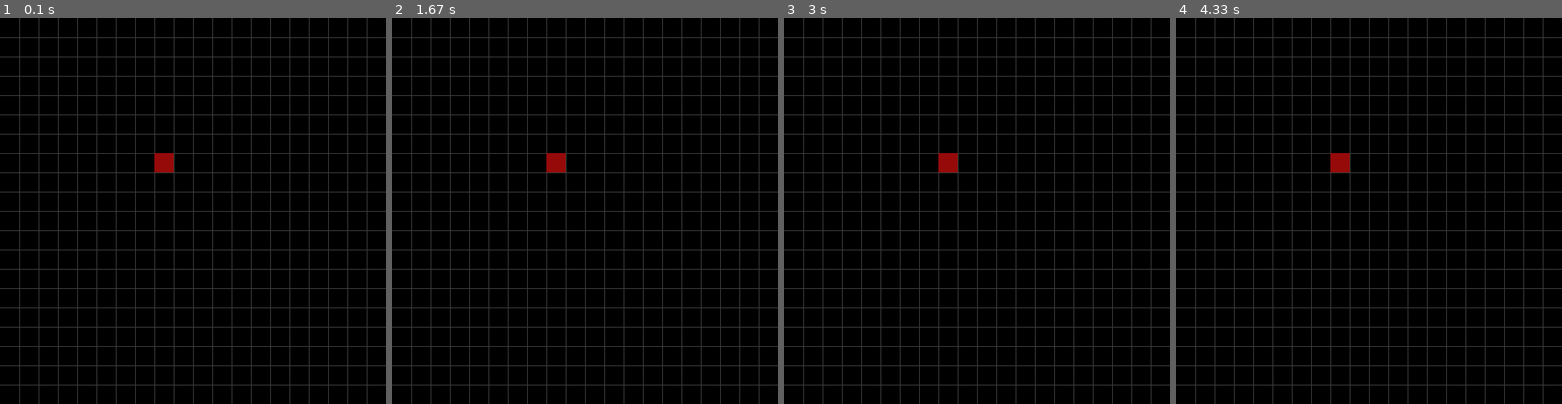
Above: before the commit, frames 1-4 (left to right).
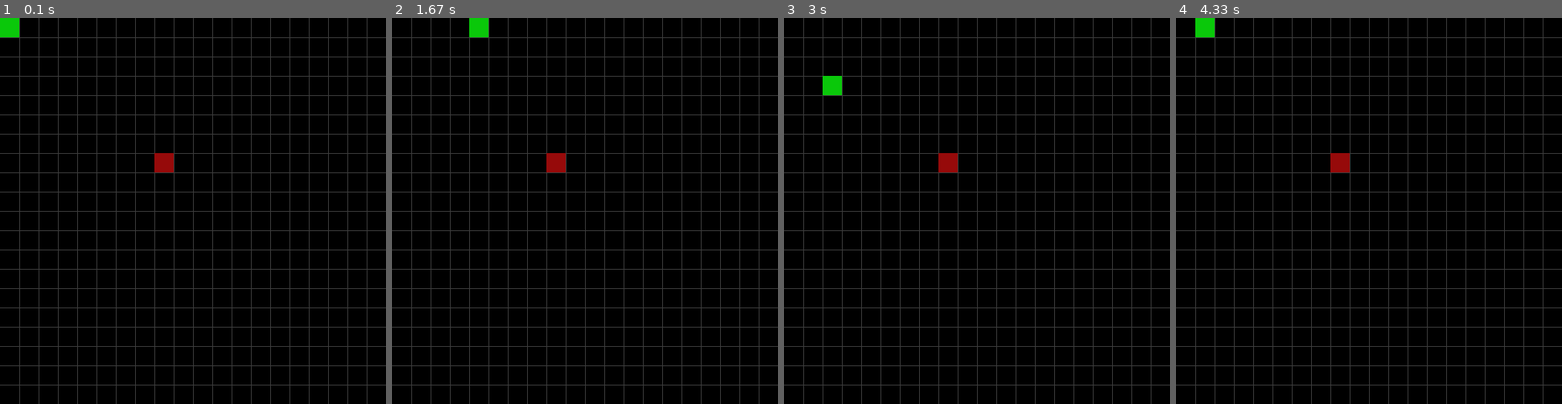
Above: after the commit, the same moments.

Repository: ShavrinAlex/pygame-snake
Game: pygame game, started from main.py
Two runs of this game, one before a commit and one after it. Both use one fixed random seed, a clock stepped at 60 frames per second and the inputs below.
Inputs:
- Up to frame 1 (0.1 s): no input
- Up to frame 2 (1.67 s): hold D 0.33-0.8 s; hold D from 1.3 s (still down)
- Up to frame 3 (3 s): release D at 1.8 s; hold A 1.83-2.37 s; hold S 2.4-2.95 s; hold A from 2.98 s (still down)
- Up to frame 4 (4.33 s): release A at 3.53 s; hold W 3.57-4.12 s; hold D from 4.15 s (still down)

The runs differ from the first frame. In frame 1, 0.2% of the frame differs, in the area x 0-5%, y 0-5%; in frame 2, 0.2%; in frame 3, 0.2%; in frame 4, 0.2%.

Commit message:
Пофиксил баг

Diff:
--- a/main.py
+++ b/main.py
@@ -48,5 +48,6 @@
     draw_fon()
     check_events()
     food_draw()
+    snake_draw()
     pygame.display.update()
     clock.tick(window_fps)
